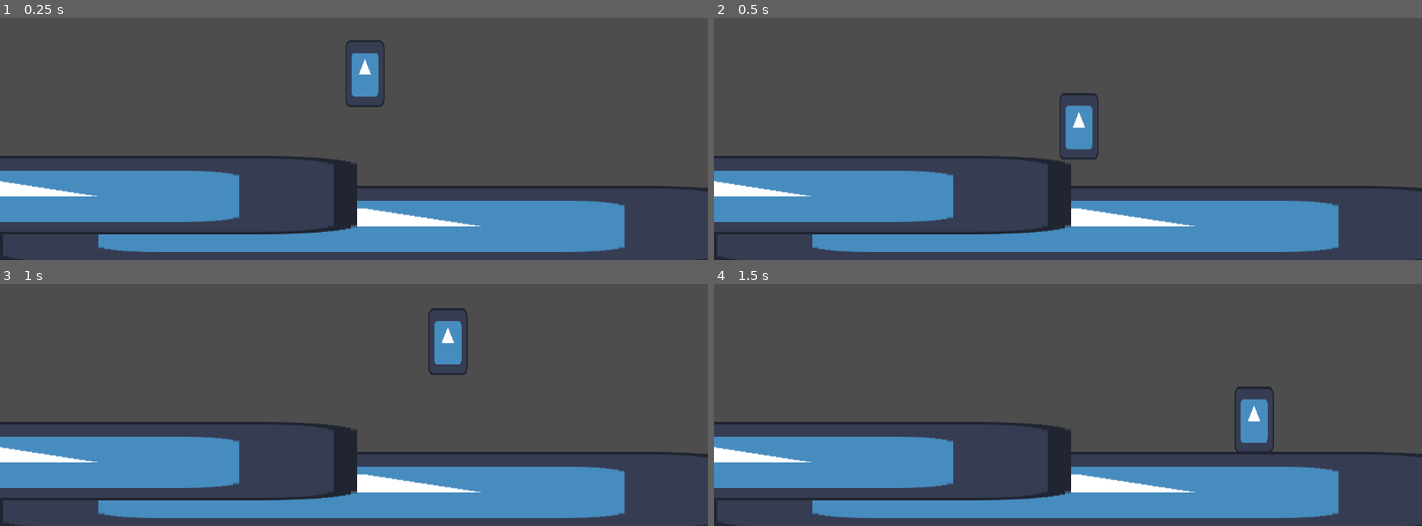
Above: before the commit, frames 1-4 (two rows, left to right).
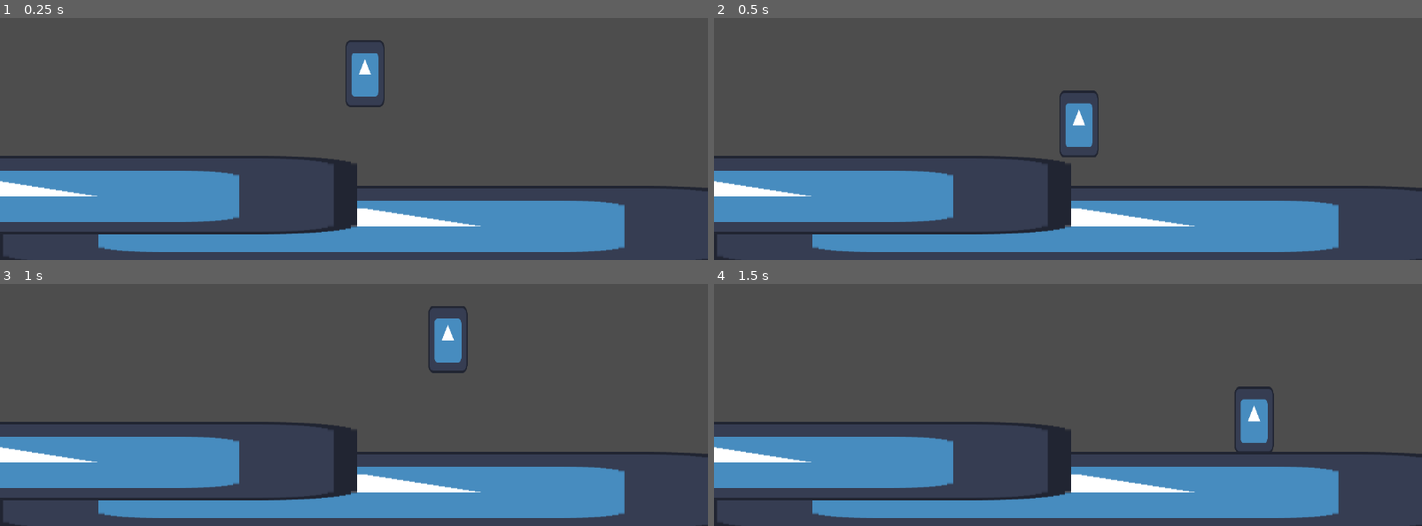
Above: after the commit, the same moments.

Repository: ssheng2000/ChipiChapa
Game: Godot game, scene res://world.tscn
The game is run twice, just before and just after one commit, with the same random seed, the same clock (stepped at 60 frames per second) and the same inputs. The engine's default icon, where the game draws it, is replaced by a stand-in: a white triangle on a blue panel in a dark square.
Inputs:
- Up to frame 1 (0.25 s): no input
- Up to frame 2 (0.5 s): no input
- Up to frame 3 (1 s): tap Enter (ui_accept) at 0.5, 0.77 s; hold Right (ui_right) from 0.53 s (still down)
- Up to frame 4 (1.5 s): keep holding Right (ui_right)

Frame 1 is identical in both runs. In frame 2, 0.3% of the frame differs, in the area x 48-55%, y 29-59%; in frame 3, 0.3%; in frame 4, less than 0.1%.

Commit message:
Add step climbing

Diff:
--- a/Scripts/player.gd
+++ b/Scripts/player.gd
@@ -3,6 +3,9 @@
 
 const SPEED = 300.0
 const JUMP_VELOCITY = -400.0
+
+## Step climbing settings
+const MAX_STEP_HEIGHT := 100.0  # Max ledge height (pixels) the player can walk up
 
 
 func _physics_process(delta: float) -> void:
@@ -15,7 +18,6 @@
 		velocity.y = JUMP_VELOCITY
 
 	# Get the input direction and handle the movement/deceleration.
-	# As good practice, you should replace UI actions with custom gameplay actions.
 	var direction := Input.get_axis("ui_left", "ui_right")
 	if direction:
 		velocity.x = direction * SPEED
@@ -23,3 +25,64 @@
 		velocity.x = move_toward(velocity.x, 0, SPEED)
 
 	move_and_slide()
+
+	# --- Step / ledge climbing ---
+	if is_on_floor() and direction != 0.0:
+		_try_step_up(direction)
+
+
+## Automatically walk up small steps using test_move().
+##
+## Algorithm (all checks use the player's real collision shape):
+##   1. test_move forward – if nothing blocks us, there's no step. Bail out.
+##   2. test_move upward by MAX_STEP_HEIGHT – if blocked, ceiling is too low.
+##   3. From that raised position, test_move forward again.
+##      If still blocked, the wall is taller than MAX_STEP_HEIGHT. Bail out.
+##   4. From the raised+forward position, test_move downward to find the
+##      step surface. The remainder tells us the exact step height.
+##   5. Snap the player up by that height.
+func _try_step_up(dir: float) -> void:
+	var forward := Vector2(dir, 0.0).normalized()
+	var move_dist := absf(velocity.x) * get_physics_process_delta_time()
+	if move_dist < 0.5:
+		move_dist = 0.5  # minimum probe distance so we still detect a step when starting from rest
+
+	var horizontal := forward * move_dist
+
+	# 1. Are we actually blocked horizontally?
+	#    If we can move forward freely there is no step to climb.
+	if not test_move(global_transform, horizontal):
+		return
+
+	# 2. Can we move upward by MAX_STEP_HEIGHT?
+	var up := Vector2(0, -MAX_STEP_HEIGHT)
+	var up_collision := KinematicCollision2D.new()
+	var up_blocked := test_move(global_transform, up, up_collision)
+	# How far we actually moved up (may be less if ceiling is close).
+	var actual_up := up if not up_blocked else up + up_collision.get_remainder()
+
+	# 3. From the raised position, try to move forward.
+	var raised_xform := global_transform
+	raised_xform.origin += actual_up
+	if test_move(raised_xform, horizontal):
+		return  # Still blocked – wall is taller than MAX_STEP_HEIGHT.
+
+	# 4. From raised + forward, cast downward to find the step surface.
+	var forward_xform := raised_xform
+	forward_xform.origin += horizontal
+	var down := Vector2(0, MAX_STEP_HEIGHT)  # probe back down
+	var down_collision := KinematicCollision2D.new()
+	var down_blocked := test_move(forward_xform, down, down_collision)
+
+	if not down_blocked:
+		return  # No ground found ahead – it's a gap, don't step into the void.
+
+	# The travel tells us how far down we went before hitting the surface.
+	var down_travel := down - down_collision.get_remainder()
+	# Step height = how much higher the step surface is than our current feet.
+	var step_height: float = -actual_up.y - down_travel.y
+	if step_height <= 0.0 or step_height > MAX_STEP_HEIGHT:
+		return
+
+	# Snap the player up onto the step.
+	global_position.y -= step_height
--- a/player.tscn
+++ b/player.tscn
@@ -3,9 +3,8 @@
 [ext_resource type="Texture2D" uid="uid://d4i57vu4p7j" path="res://icon.svg" id="1_4flbx"]
 [ext_resource type="Script" uid="uid://b5ja27jj0o7hn" path="res://Scripts/player.gd" id="1_onrkg"]
 
-[sub_resource type="CapsuleShape2D" id="CapsuleShape2D_onrkg"]
-radius = 31.0
-height = 110.0
+[sub_resource type="RectangleShape2D" id="RectangleShape2D_onrkg"]
+size = Vector2(64, 109)
 
 [node name="Player" type="CharacterBody2D" unique_id=1287424047]
 script = ExtResource("1_onrkg")
@@ -15,6 +14,6 @@
 scale = Vector2(0.5, 0.8515625)
 texture = ExtResource("1_4flbx")
 
-[node name="CollisionShape2D" type="CollisionShape2D" parent="." unique_id=467863255]
-position = Vector2(0, -55)
-shape = SubResource("CapsuleShape2D_onrkg")
+[node name="CollisionShape2D" type="CollisionShape2D" parent="." unique_id=2071648749]
+position = Vector2(0, -54.5)
+shape = SubResource("RectangleShape2D_onrkg")
